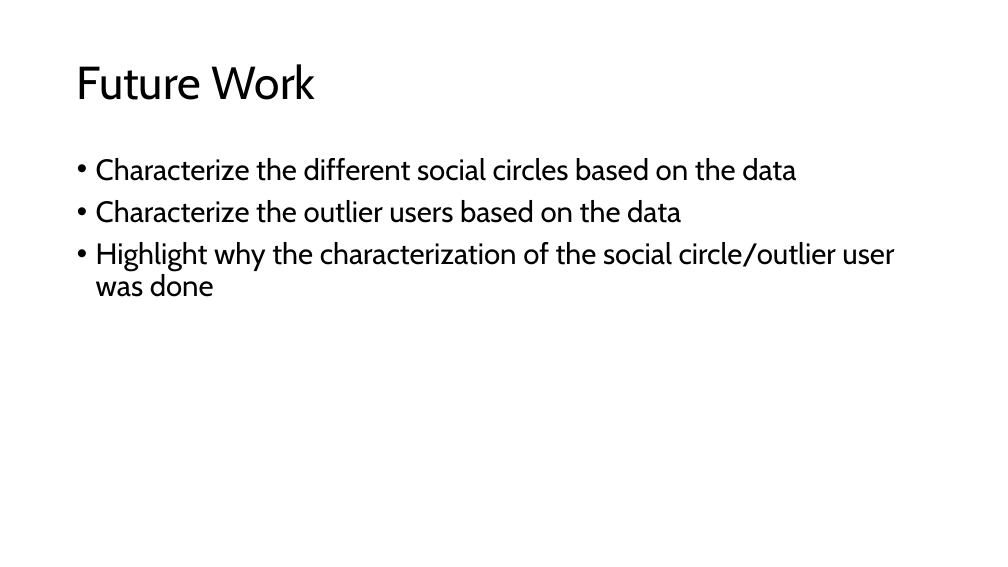
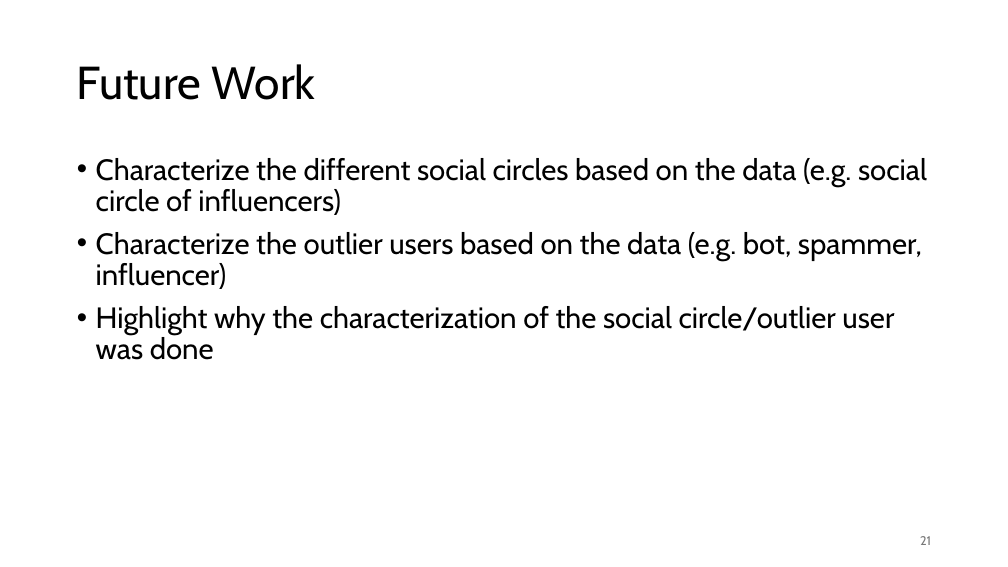
Before and after one commit to jonas-blum/data-mining-1, a slide deck: slide 21 of project/project-presentation.pptx. Drawn at 1008x567 pixels with LibreOffice and Linux fonts; fonts in the diff are those of the drawing. Boxes give left, top, right and bottom in pixels: in the first picture for what was removed or moved away, otherwise in the second. Text is boxed around its words. In the diff, an @@ line names an element or a change of style, - is before the commit and + after.

```diff
--- a/project/project-presentation.pptx
+++ b/project/project-presentation.pptx
@@ text at box(96, 158, 927, 289): text changed @@
-• Characterize the different social circles based on the data
-• Characterize the outlier users based on the data
+• Characterize the different social circles based on the data (e.g. social circle of influencers)
+• Characterize the outlier users based on the data (e.g. bot, spammer, influencer)
@@ page number added at box(920, 536, 931, 545), 12 pt, text #797979 @@
+21
```
Also in this commit, not shown: 20 other slides changed, 1 other file.
